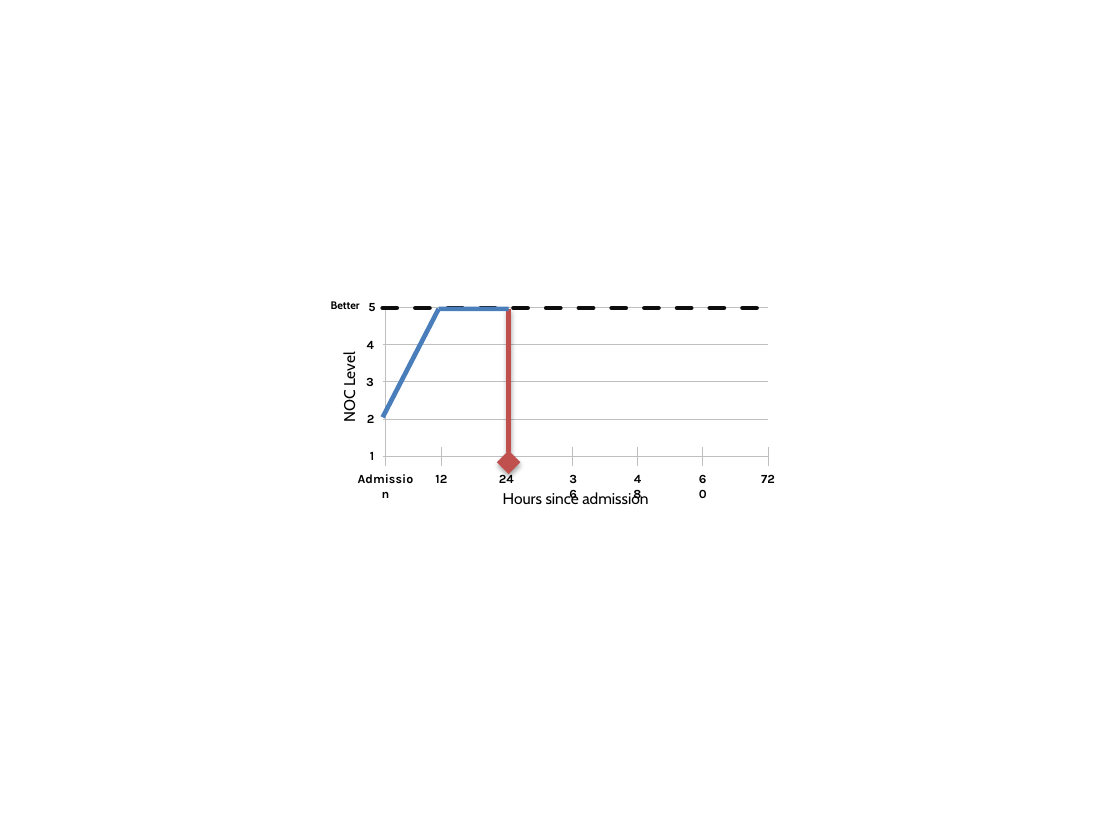
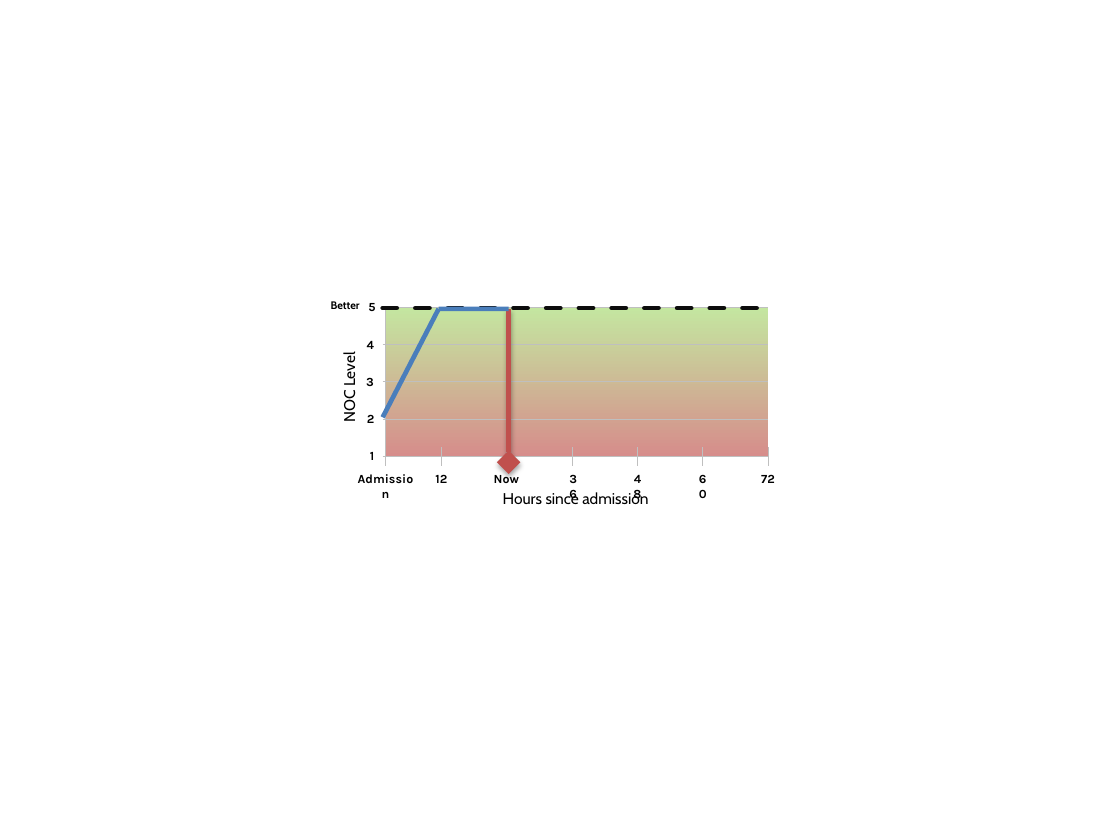
Before and after one commit to kinshukg/febretpository, a slide deck: slide 5 of HANDS/trunk/data/Design.pptx. Drawn at 1120x840 pixels with LibreOffice and Linux fonts; fonts in the diff are those of the drawing. Boxes give left, top, right and bottom in pixels: in the first picture for what was removed or moved away, otherwise in the second. Text is boxed around its words. In the diff, an @@ line names an element or a change of style, - is before the commit and + after.

```diff
--- a/HANDS/trunk/data/Design.pptx
+++ b/HANDS/trunk/data/Design.pptx
@@ rectangle added at [385, 308, 768, 457], fill gradient #C4E6A0 to #D68D8B @@
@@ text added at [494, 472, 519, 483], 8 pt, text #000000, bold @@
+Now
@@ text removed at [499, 472, 514, 483] @@
-24
```
Also in this commit, not shown: 2 other slides changed, 3 slides added, 8 slides removed, 6 other files.
